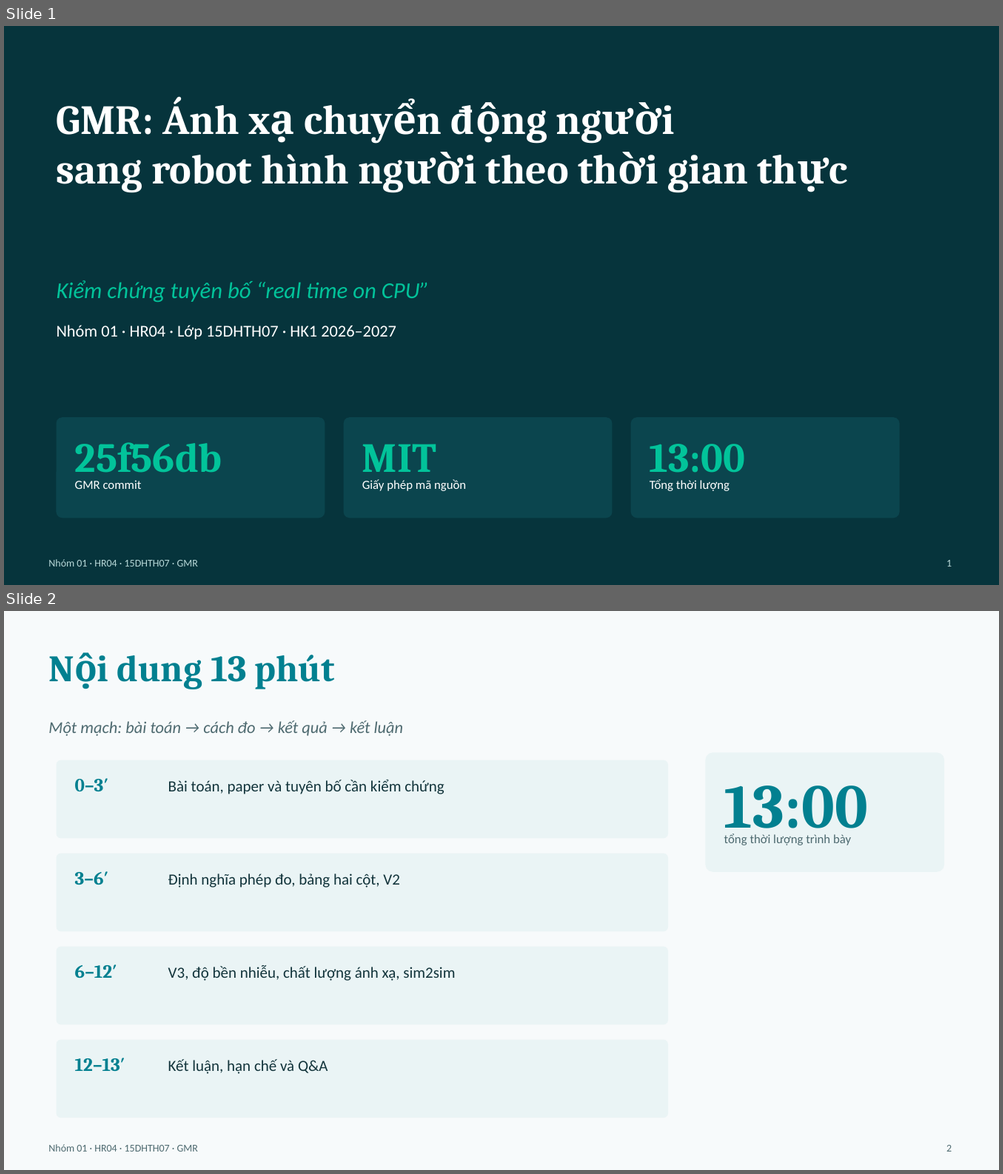
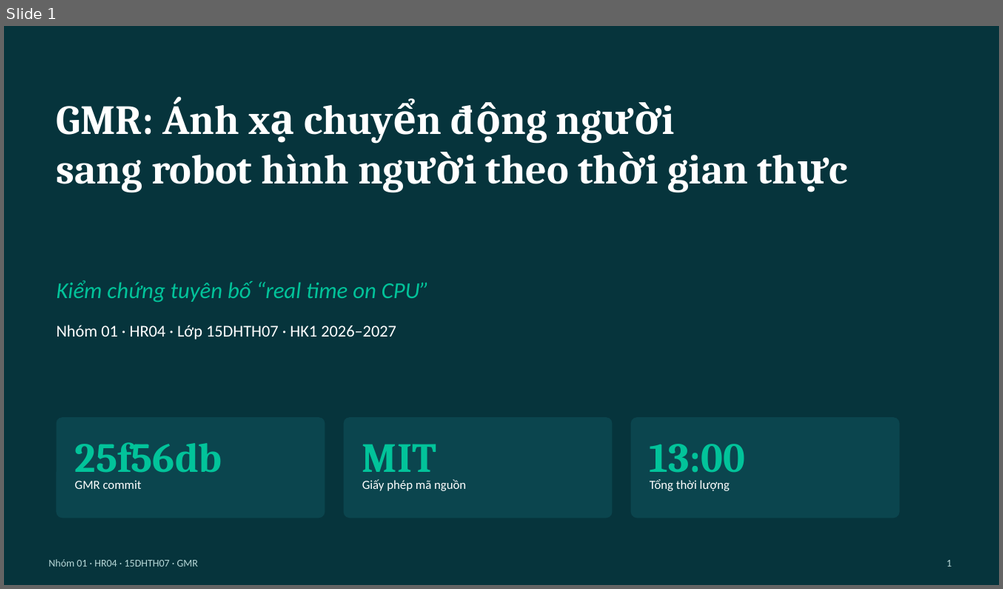
Before and after one commit to mtzwyu/GMR-Humanoid-Retargeting-Benchmark, a slide deck: report/slides.pptx. Shown one above the other, each under a label of ours: slides 1 and 2 before the commit, slide 1 after it. The pictures are 1003x1174 and 1003x589 pixels, drawn with LibreOffice and Linux fonts; fonts in the diff are those of the drawing. Boxes give left, top, right and bottom in pixels: in the first picture for what was removed or moved away, otherwise in the second. Text is boxed around its words. In the diff, an @@ line names an element or a change of style, - is before the commit and + after.

```diff
--- a/report/slides.pptx
+++ b/report/slides.pptx
@@ slide 2 removed at box(4, 611, 999, 1170), background #F7FAFB @@
@@ text removed at box(116, 655, 335, 689) @@
-Nội dung 13 phút
@@ text removed at box(48, 721, 404, 736) @@
-Một mạch: bài toán → cách đo → kết quả → kết luận
@@ rounded rectangle removed at box(57, 760, 668, 839) @@
@@ rounded rectangle removed at box(706, 753, 944, 872) @@
@@ text removed at box(75, 778, 108, 792) @@
-0–3′
@@ text removed at box(168, 779, 444, 795) @@
-Bài toán, paper và tuyên bố cần kiểm chứng
@@ text removed at box(724, 786, 868, 841) @@
-13:00
@@ rounded rectangle removed at box(57, 854, 668, 932) @@
@@ text removed at box(724, 834, 851, 846) @@
-tổng thời lượng trình bày
@@ text removed at box(75, 871, 108, 886) @@
-3–6′
@@ text removed at box(168, 874, 400, 888) @@
-Định nghĩa phép đo, bảng hai cột, V2
@@ rounded rectangle removed at box(57, 947, 668, 1025) @@
@@ text removed at box(75, 965, 117, 978) @@
-6–12′
@@ text removed at box(168, 965, 455, 981) @@
-V3, độ bền nhiễu, chất lượng ánh xạ, sim2sim
@@ rounded rectangle removed at box(57, 1040, 668, 1119) @@
@@ text removed at box(75, 1058, 125, 1071) @@
-12–13′
@@ text removed at box(168, 1059, 328, 1074) @@
-Kết luận, hạn chế và Q&A
@@ text removed at box(48, 1145, 198, 1152) @@
-Nhóm 01 · HR04 · 15DHTH07 · GMR
@@ text removed at box(946, 1145, 951, 1152) @@
-2
```
Also in this commit, not shown: 9 slides changed, 6 slides added, 5 other slides removed, 6 other files.
